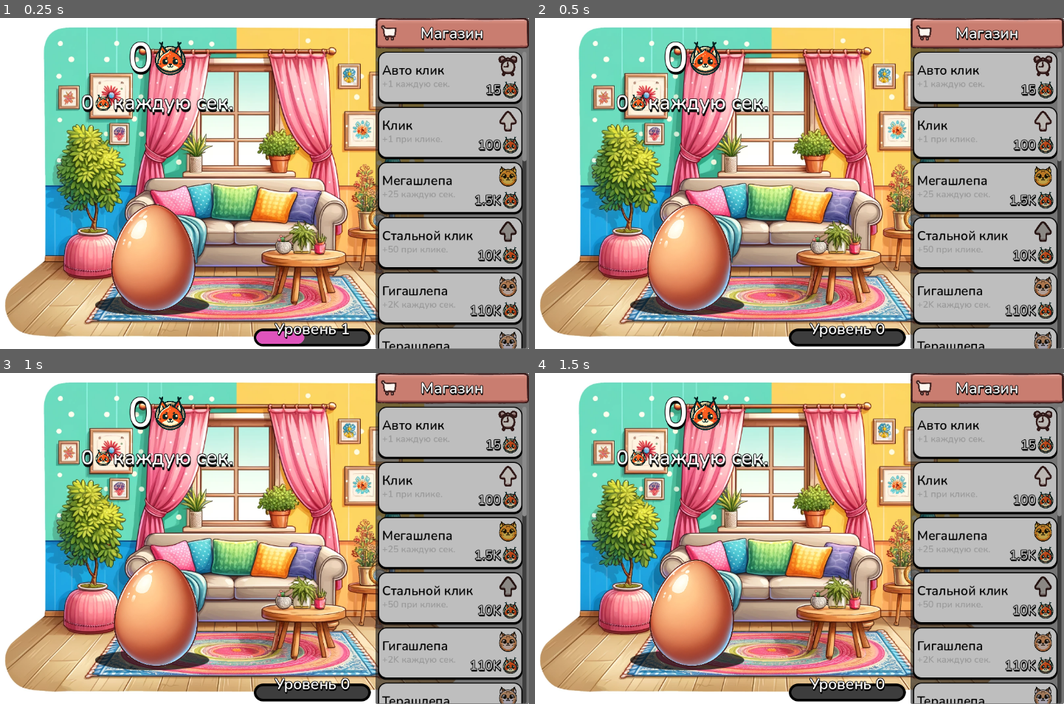
Above: before the commit, frames 1-4 (two rows, left to right).
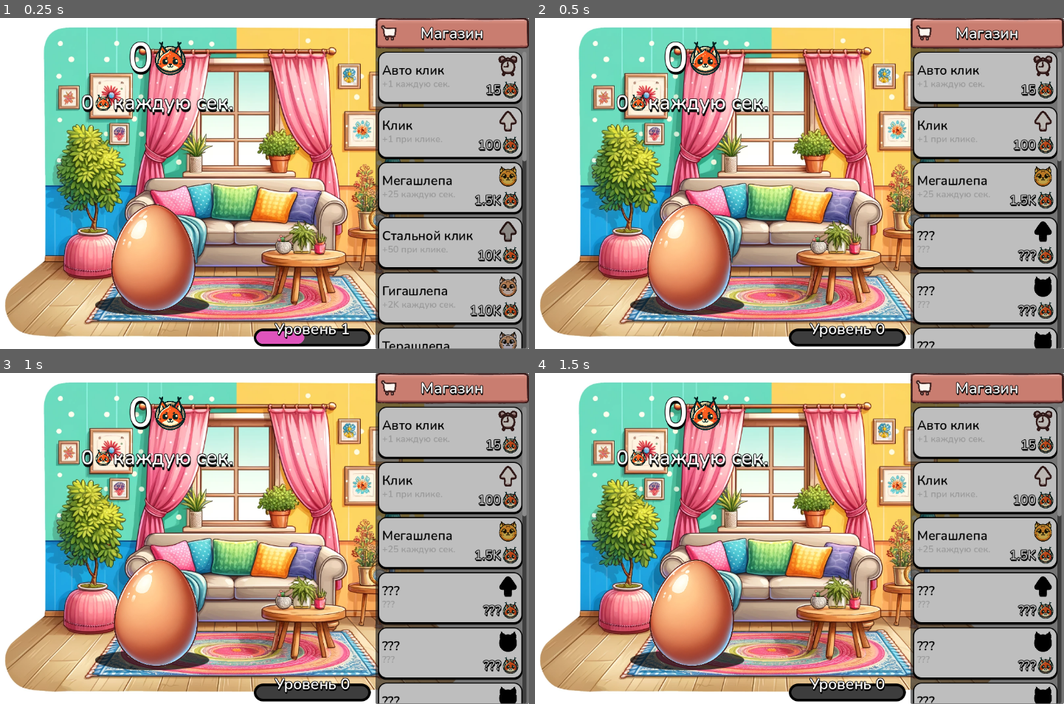
Above: after the commit, the same moments.

Repository: sayori1/idle-clicker-game
Game: Godot game, scene res://scenes/game.tscn
Same seed, same stepped clock (60 frames per second), same inputs: the game is played once before the commit and once after it.
Inputs (mouse positions are in pixels of both pictures, inside the frame that each line leads up to):
- Up to frame 1 (0.25 s): no input
- Up to frame 2 (0.5 s): no input
- Up to frame 3 (1 s): move the mouse to (449, 432) at 0.52 s; click (449, 432) at 0.67 s
- Up to frame 4 (1.5 s): move the mouse to (984, 488) at 1.27 s; click (984, 488) at 1.42 s

Frame 1 is identical in both runs. In frame 2, 1.3% of the frame differs, in the area x 72-98%, y 61-100%; in frame 3, 1.3%; in frame 4, 1.3%.

Commit message:
logic adjustment

Diff:
--- a/module/clickable/scripts/clickable.gd
+++ b/module/clickable/scripts/clickable.gd
@@ -13,6 +13,7 @@
 	get:
 		var center = get_global_rect().get_center()
 		return center
+
 
 
 func _gui_input(event: InputEvent) -> void:
--- a/module/shop/prefabs/shop_button.tscn
+++ b/module/shop/prefabs/shop_button.tscn
@@ -23,6 +23,7 @@
 
 [node name="Panel" type="Panel"]
 auto_translate_mode = 1
+modulate = Color(0.745098, 0.745098, 0.745098, 1)
 custom_minimum_size = Vector2(200, 100)
 mouse_filter = 1
 mouse_default_cursor_shape = 2
@@ -52,6 +53,7 @@
 
 [node name="TextureRect" type="TextureRect" parent="M/V2"]
 auto_translate_mode = 1
+modulate = Color(0, 0, 0, 1)
 custom_minimum_size = Vector2(40, 40)
 layout_mode = 2
 size_flags_horizontal = 8
@@ -73,7 +75,7 @@
 theme_override_constants/outline_size = 5
 theme_override_fonts/font = ExtResource("1_omshp")
 theme_override_font_sizes/font_size = 25
-text = "10"
+text = "???"
 horizontal_alignment = 1
 
 [node name="TextureRect" type="TextureRect" parent="M/V2/HBoxContainer"]
@@ -104,6 +106,7 @@
 theme_override_fonts/normal_font = ExtResource("1_omshp")
 theme_override_font_sizes/normal_font_size = 25
 bbcode_enabled = true
+text = "???"
 fit_content = true
 
 [node name="Label2" type="Label" parent="M/H/V"]
@@ -114,5 +117,6 @@
 theme_override_colors/font_color = Color(0.807843, 0.807843, 0.807843, 1)
 theme_override_fonts/font = ExtResource("1_omshp")
 theme_override_font_sizes/font_size = 18
+text = "???"
 
 [connection signal="gui_input" from="." to="." method="_on_gui_input"]
--- a/module/shop/scripts/shop_button.gd
+++ b/module/shop/scripts/shop_button.gd
@@ -6,15 +6,14 @@
 @onready var icon_rect: TextureRect = $M/V2/TextureRect
 @onready var price_label: Label = $M/V2/HBoxContainer/ScoreLabel
 
+
+
 @export var icon_modulate: Color = Color.WHITE:
 	set(v):
 		icon_modulate = v
 		if(icon_rect == null): return
 		icon_rect.modulate = icon_modulate
-@export var enabled: bool = false:
-	set(v):
-		enabled = v
-		modulate =  Color.WHITE if enabled else Color.GRAY
+
 @export var icon: Texture2D:
 	set(v):
 		icon = v
@@ -47,6 +46,27 @@
 			else:
 				description = "+%s при клике." % Utils.beautify_number(clickBonus)
 
+var enabled: bool = false:
+	set(v):
+		enabled = v
+		handleVisiblity()
+var opened: bool = true:
+	set(v):
+		opened = v
+		handleVisiblity()
+
+func handleVisiblity():
+	modulate = Color.WHITE if enabled else Color.GRAY
+	if(!opened):
+		name_label.text = "???"
+		desc_label.text = "???"
+		icon_rect.modulate = Color.BLACK
+		price_label.text = "???"
+	else:
+		if(icon_rect != null):
+			icon_rect.modulate = Color.WHITE
+		refreshUI()
+
 func _enter_tree() -> void:
 	if !Engine.is_editor_hint(): return
 	refreshUI()
@@ -56,7 +76,11 @@
 	refreshUI()
 
 func refresh():
+	opened = get_index() <= UserService.instance.lastOpenedShop
 	enabled = UserService.instance.money >= price
+	if(enabled && !opened):
+		UserService.instance.lastOpenedShop = max(UserService.instance.lastOpenedShop, get_index())
+		opened = true
 
 func refreshUI():
 	name_label.text = Name
--- a/scripts/user_service.gd
+++ b/scripts/user_service.gd
@@ -44,6 +44,8 @@
 		update.emit()
 
 
+var lastOpenedShop = 2
+
 func _ready() -> void:
 	instance = self
 	while(true):
